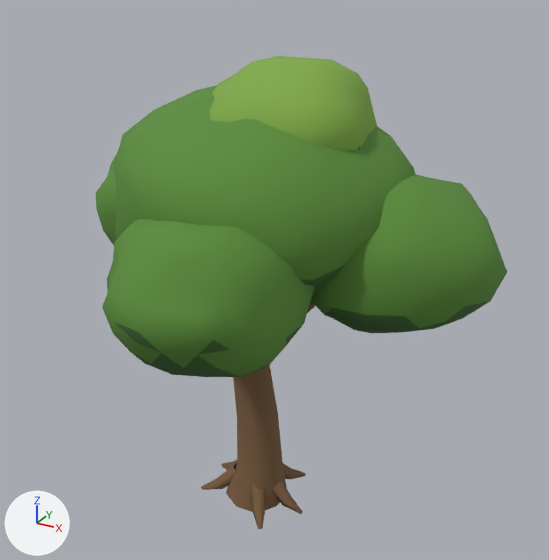
Before and after pictures for a commit that changed the glTF model game/assets/models/tree_big.glb.
Both versions are drawn from a 50 mm lens placed at (4.52, -7.69, 7.25), pointed at (0.22, 0.13, 3.34). Arrows for +X, +Y and +Z are at lower left; the lights stay in place. The first picture is the older version. Where no turn or scale is listed for an object, it has been applied to the vertices. Vertices at exactly the same position are counted once.

Objects in the first picture: 'tree_big_mesh'.
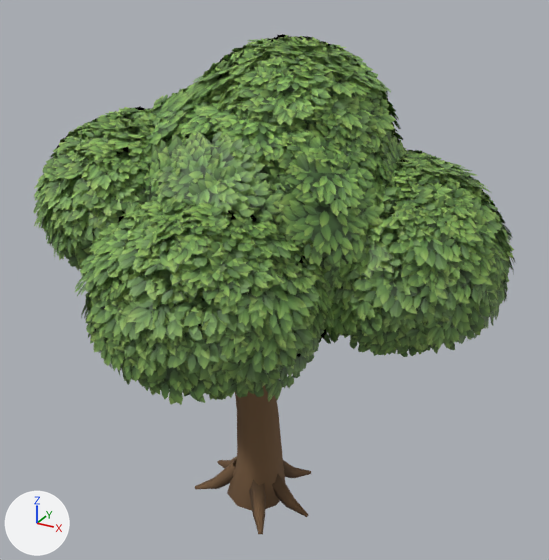
Where the change shows, as pixel boxes (x1, y1, x2, y2) in the pictures (549 x 560 px):
'tree_big_mesh', recoloured, reshaped (17% wider): before (96, 56, 507, 529); after (33, 35, 516, 534)
part 1 of me_tree_trunk, rebuilt (not visible afterwards): before (114, 85, 416, 302)
part 2 of me_tree_trunk, rebuilt (not visible afterwards): before (210, 56, 377, 150)
part 3 of me_tree_trunk, rebuilt (not visible afterwards): before (102, 219, 315, 377)
part 4 of me_tree_trunk, rebuilt (not visible afterwards): before (311, 174, 507, 333)
part 5 of me_tree_trunk, rebuilt (not visible afterwards): before (96, 152, 118, 245)
part 6 of me_tree_trunk, rebuilt: before (226, 364, 287, 512); after (227, 383, 285, 511)
part 7 of me_tree_trunk, rebuilt (16% wider, 7% taller): before (201, 463, 237, 490); after (195, 460, 237, 489)
part 8 of me_tree_trunk, rebuilt (21% wider, 12% taller): before (283, 463, 306, 479); after (283, 460, 311, 478)
part 9 of me_tree_trunk, rebuilt (12% wider, 20% taller): before (250, 484, 265, 529); after (249, 480, 266, 534)
part 10 of me_tree_trunk, rebuilt (24% wider, 17% taller): before (221, 459, 237, 470); after (217, 456, 237, 469)
part 11 of me_tree_trunk, rebuilt (19% wider, 19% taller): before (273, 478, 303, 514); after (272, 474, 308, 517)
part 12 of me_tree_trunk, added (green): after (33, 35, 516, 405)

Patch to the scene script:
```diff
--- a/game/assets/models/tree_big.glb.py
+++ b/game/assets/models/tree_big.glb.py
@@ mat_m_bark @@
 n0 = _N.new('ShaderNodeBsdfPrincipled'); n0.name = 'Principled BSDF'
-n0.inputs[0].default_value = (0.195, 0.107, 0.0482, 1.0)  # 'Base Color', brown #7a5c3e
 n0.inputs[2].default_value = 0.9  # 'Roughness'
 n1 = _N.new('ShaderNodeOutputMaterial'); n1.name = 'Material Output'
+n2 = _N.new('ShaderNodeMix'); n2.name = 'Mix'
+n2.data_type = 'RGBA'
+n2.blend_type = 'MULTIPLY'
+n2.inputs[0].default_value = 1.0  # 'Factor'
+n2.inputs[7].default_value = (0.181, 0.0999, 0.0452, 1.0)  # 'B', brown #76593c
+n3 = _N.new('ShaderNodeVertexColor'); n3.name = 'Color Attribute'
 _L.new(n0.outputs[0], n1.inputs[0])  # 'BSDF' to 'Surface'
+_L.new(n2.outputs[2], n0.inputs[0])  # 'Result' to 'Base Color'
+_L.new(n3.outputs[0], n2.inputs[6])  # 'Color' to 'A'
@@ mat_m_canopy @@
+mat_m_canopy = bpy.data.materials.new('M_Canopy')
+# uses the picture img_leaves
@@ me_tree_trunk @@
-me_tree_trunk.from_pydata(...)  # 1164 vertices, 2188 faces; spans x -2.81..3.04, y -2.69..2.62, z 0.0..6.1
+me_tree_trunk.from_pydata(...)  # 4170 vertices, 2670 faces; spans x -3.09..3.18, y -2.99..2.93, z 0.0..6.44
+# me_tree_trunk part 1: the loose piece of 162 vertices spanning x -1.77..1.97, y -1.85..1.82, z 3.23..5.75 is rebuilt with 42 vertices and now spans x -1.35..1.59, y -1.51..1.47, z 3.52..5.54, in mat_m_canopy
+# me_tree_trunk part 2: the loose piece of 162 vertices spanning x -0.7..1.45, y -0.88..1.23, z 4.47..6.1 is rebuilt with 42 vertices and now spans x -0.41..1.23, y -0.64..1.01, z 4.68..6.0, in mat_m_canopy
+# me_tree_trunk part 3: the loose piece of 162 vertices spanning x -0.85..1.4, y -2.69..-0.43, z 3.01..4.79 is rebuilt with 42 vertices and now spans x -0.59..1.18, y -2.4..-0.55, z 3.21..4.66, in mat_m_canopy
+# me_tree_trunk part 4: the loose piece of 162 vertices spanning x 0.41..3.04, y -0.9..1.56, z 2.96..4.89 is rebuilt with 42 vertices and now spans x 0.68..2.63, y -0.67..1.33, z 3.21..4.78, in mat_m_canopy
+# me_tree_trunk part 5: the loose piece of 162 vertices spanning x -2.81..-0.38, y -0.46..1.9, z 3.1..4.95 is rebuilt with 42 vertices and now spans x -2.5..-0.59, y -0.23..1.67, z 3.32..4.82, in mat_m_canopy
+# me_tree_trunk part 6: the loose piece of 45 vertices spanning x -0.46..0.43, y -0.44..0.43, z 0.0..2.63 is rebuilt with 45 vertices and now spans x -0.44..0.41, y -0.42..0.42, z 0.0..2.73
+# me_tree_trunk part 7: the loose piece of 15 vertices spanning x -0.74..-0.14, y -0.36..0.01, z 0.0..0.44 is rebuilt with 15 vertices and now spans x -0.83..-0.13, y -0.4..0.02, z 0.0..0.5
+# me_tree_trunk part 8: the loose piece of 15 vertices spanning x 0.02..0.46, y 0.11..0.69, z 0.0..0.44 is rebuilt with 15 vertices and now spans x 0.01..0.52, y 0.11..0.77, z 0.0..0.49
+# me_tree_trunk part 9: the loose piece of 15 vertices spanning x 0.02..0.46, y -0.69..-0.11, z 0.0..0.44 is rebuilt with 15 vertices and now spans x 0.01..0.52, y -0.77..-0.11, z 0.0..0.49
+# me_tree_trunk part 10: the loose piece of 15 vertices spanning x -0.77..-0.15, y -0.04..0.3, z 0.0..0.44 is rebuilt with 15 vertices and now spans x -0.86..-0.14, y -0.04..0.33, z 0.0..0.5
+# me_tree_trunk part 11: the loose piece of 15 vertices spanning x 0.17..0.8, y -0.16..0.09, z 0.0..0.45 is rebuilt with 15 vertices and now spans x 0.17..0.9, y -0.17..0.1, z 0.0..0.51
+# me_tree_trunk part 12: 3726 vertices added at x -3.09..3.18, y -2.99..2.93, z 2.73..6.44
+# other edits to the shape of me_tree_trunk do not show in these pictures
 me_tree_trunk.materials.append(mat_m_bark)
-me_tree_trunk.materials.append(mat_m_foliage)  # green #5a8c38
-me_tree_trunk.materials.append(mat_m_foliagedark)  # dark green #3d6630
-me_tree_trunk.materials.append(mat_m_foliagelight)  # green #80ab47
+me_tree_trunk.materials.append(mat_m_canopy)
```
